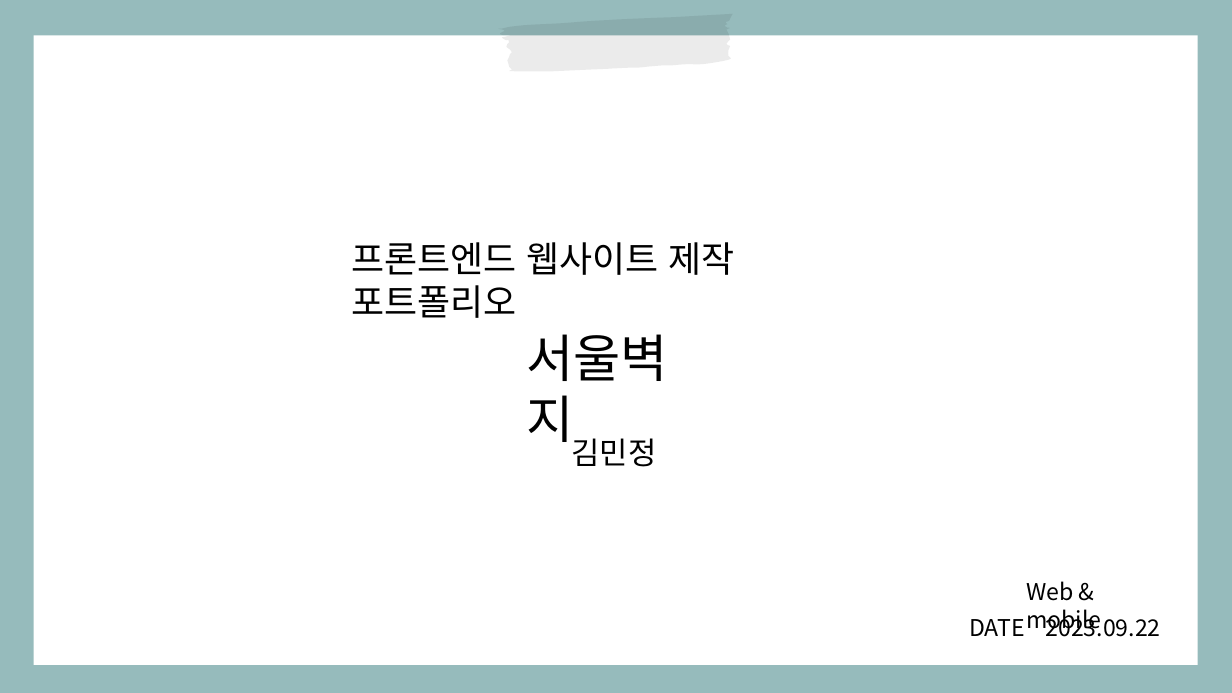
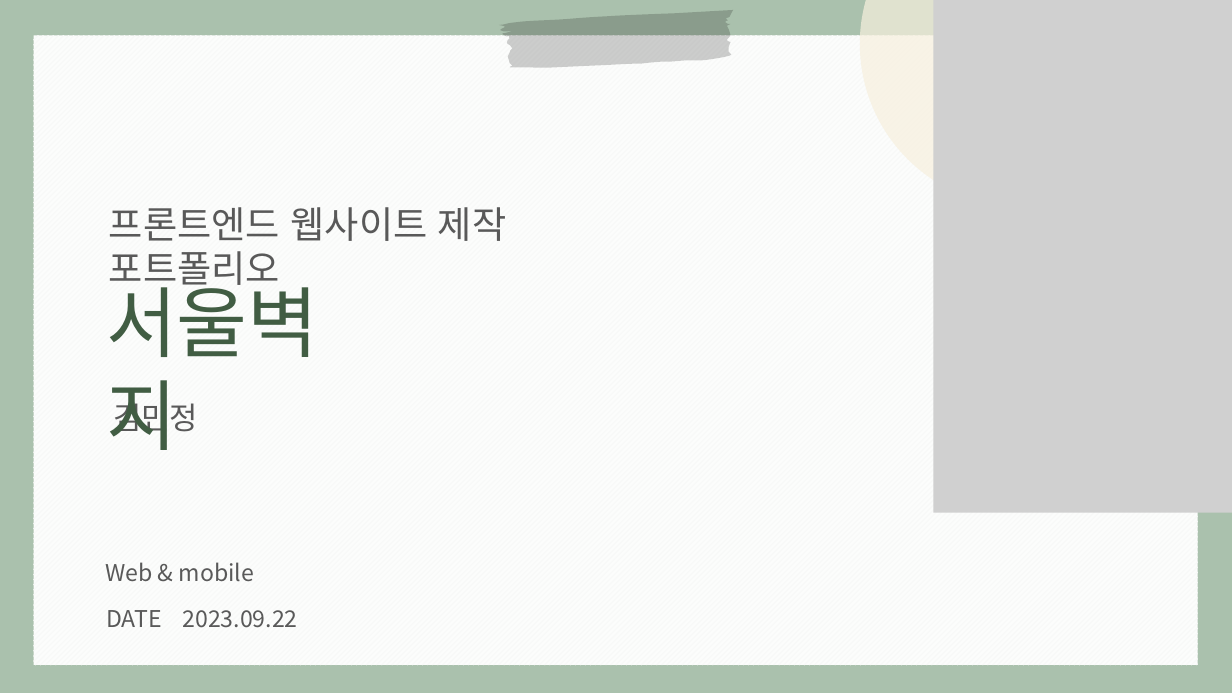
Before and after one commit to minjxx/FED-RF-2023-Project-KMJ, a slide deck: slide 1 of 김민정_서울벽지.pptx. Drawn at 1232x693 pixels with LibreOffice and Linux fonts; fonts in the diff are those of the drawing; grey boxes stand for pictures. Boxes give left, top, right and bottom in pixels: in the first picture for what was removed or moved away, otherwise in the second. Text is boxed around its words. In the diff, an @@ line names an element or a change of style, - is before the commit and + after.

```diff
--- a/김민정_서울벽지.pptx
+++ b/김민정_서울벽지.pptx
@@ background #4E8C8E at 59% opacity to #709775 at 59% opacity @@
@@ freeform shape: place and size @@
-freeform shape at [498,14,733,71]
+freeform shape at [499,10,734,67]
@@ freeform shape at [499,10,734,67]: fill #000000 at 8% opacity to #000000 at 19% opacity @@
@@ ellipse added at [860,0,1186,206], fill #F7F0DE at 71% opacity @@
@@ picture added at [933,0,1232,513] @@
@@ rectangle at [33,35,1198,665]: fill #FFFFFF to pattern #FBFBFB on #FFFFFF @@
@@ text "프론트엔드 웹사이트 제작 포트폴리오": place and size @@
-text "프론트엔드 웹사이트 제작 포트폴리오" at [352,242,735,318]
+text "프론트엔드 웹사이트 제작 포트폴리오" at [109,207,506,293]
@@ text "프론트엔드 웹사이트 제작 포트폴리오" at [109,207,506,293]: size 28 to 29 pt, text colour #000000 to #595959 @@
@@ text "서울벽지": place and size @@
-text "서울벽지" at [526,334,668,442]
+text "서울벽지" at [106,273,319,450]
@@ text "서울벽지" at [106,273,319,450]: size 40 to 60 pt, text colour #000000 to #415D43, letter outline none to #404040 0.75 pt @@
@@ text "김민정": place and size @@
-text "김민정" at [571,438,656,467]
+text "김민정" at [113,398,198,438]
@@ text colour #000000 to #595959 in 3 elements at [106,610,297,628], [113,398,198,438], [105,562,254,581] @@
@@ text "Web & mobile": place and size @@
-text "Web & mobile" at [1026,581,1101,634]
+text "Web & mobile" at [105,562,254,581]
@@ text "DATE 2023.09.22": place and size @@
-text "DATE 2023.09.22" at [969,613,1160,637]
+text "DATE 2023.09.22" at [106,610,297,628]
```
Also in this commit, not shown: 3 other slides changed, 5 slides added.
